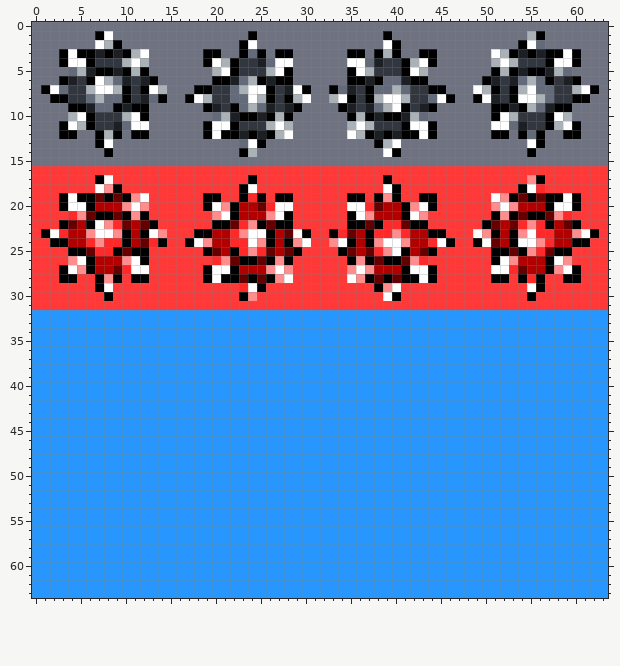
Edited in one commit: pixel-art sprite (gfx/sprEnemyEdge.png). Above: the version before the commit.
The file is 64x64 pixels.
And afterwards:
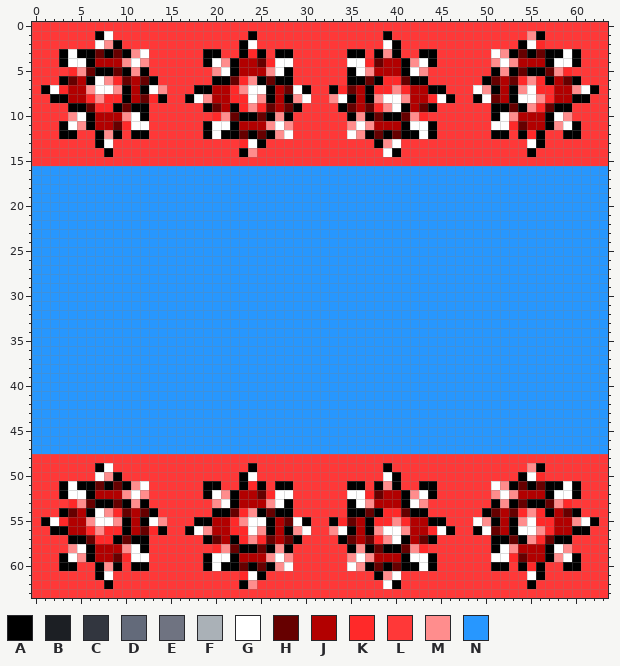
Palette (. is transparent): A #000000  B #1c1f24  C #32363f  D #636a7a  E #6f7381  F #aab1b7  G #ffffff  H #660000  J #b20000  K #ff2929  L #ff3838  M #ff8d8d  N #2797ff
The exact change:
Changed rows in their new state; - is an unchanged pixel.
first column x 0:
 0 LLLLLLLLLLLLLLLLLLLLLLLLLLLLLLLLLLLLLLLLLLLLLLLLLLLLLLLLLLLLLLLL
 1 LLLLLLL--LLLLLLLLLLLLLLL-LLLLLLLLLLLLLL-LLLLLLLLLLLLLLLM-LLLLLLL
 2 LLLLLLL-M-LLLLLLLLLLLLL--LLLLLLLLLLLLLL--LLLLLLLLLLLLL--KLLLLLLL
 3 LLL----H-H-M-LLLLLL--LL-K-L--LLLLLL--L-M-LL--LLLLLL-M-H-H----LLL
 4 LLL----JJJM-MLLLLLL--M-JJHK--LLLLLL--KHJJ-M--LLLLLLM-MJJJ----LLL
 5 LLLLKMH--H-M-LLLLLLLM--JJJM--LLLLLL--MJJJ--MLLLLLLL-M-H--HMKLLLL
 6 LLL-HJ--MKHJH-LLLLLL--HKM-H--LLLLLL--H-KKH--LLLLLL-HJHKMK-JH-LLL
 7 L--KJJM--M-J--MLLL--JJKM---JH--LL-KHJ-KKMKJJ--LLL-M-J-M-KKJJM--L
 8 LL--JJKMKK-JHK-LL--MJJKK-M-J-M-LLM--J-M--MJJK--LL--HJ---MKJJ--LL
 9 LLLL--HKK-H--LLLLLL-HJ-KMKHJH-LLLL-HJHKM--JH-LLLLLL--H-MKH--LLLL
10 LLLLM--JJJM--LLLLLLLKMH--H-M-LLLLLL-M-H--HMKLLLLLLL--MJJJ--MLLLL
11 LLL--M-JJHK--LLLLLL----JJJM-MLLLLLLM-MJJJ----LLLLLL--KHJJ-M--LLL
12 LLL--LL-M-L--LLLLLL----H-H-M-LLLLLL-M-H-H----LLLLLL--L-K-LL--LLL
13 LLLLLLL--LLLLLLLLLLLLLLK--LLLLLLLLLLLL-M-LLLLLLLLLLLLLL--LLLLLLL
14 LLLLLLLL-LLLLLLLLLLLLLL-MLLLLLLLLLLLLLL--LLLLLLLLLLLLLL-LLLLLLLL
15 LLLLLLLLLLLLLLLLLLLLLLLLLLLLLLLLLLLLLLLLLLLLLLLLLLLLLLLLLLLLLLLL
16 NNNNNNNNNNNNNNNNNNNNNNNNNNNNNNNNNNNNNNNNNNNNNNNNNNNNNNNNNNNNNNNN
17 NNNNNNNNNNNNNNNNNNNNNNNNNNNNNNNNNNNNNNNNNNNNNNNNNNNNNNNNNNNNNNNN
18 NNNNNNNNNNNNNNNNNNNNNNNNNNNNNNNNNNNNNNNNNNNNNNNNNNNNNNNNNNNNNNNN
19 NNNNNNNNNNNNNNNNNNNNNNNNNNNNNNNNNNNNNNNNNNNNNNNNNNNNNNNNNNNNNNNN
20 NNNNNNNNNNNNNNNNNNNNNNNNNNNNNNNNNNNNNNNNNNNNNNNNNNNNNNNNNNNNNNNN
21 NNNNNNNNNNNNNNNNNNNNNNNNNNNNNNNNNNNNNNNNNNNNNNNNNNNNNNNNNNNNNNNN
22 NNNNNNNNNNNNNNNNNNNNNNNNNNNNNNNNNNNNNNNNNNNNNNNNNNNNNNNNNNNNNNNN
23 NNNNNNNNNNNNNNNNNNNNNNNNNNNNNNNNNNNNNNNNNNNNNNNNNNNNNNNNNNNNNNNN
24 NNNNNNNNNNNNNNNNNNNNNNNNNNNNNNNNNNNNNNNNNNNNNNNNNNNNNNNNNNNNNNNN
25 NNNNNNNNNNNNNNNNNNNNNNNNNNNNNNNNNNNNNNNNNNNNNNNNNNNNNNNNNNNNNNNN
26 NNNNNNNNNNNNNNNNNNNNNNNNNNNNNNNNNNNNNNNNNNNNNNNNNNNNNNNNNNNNNNNN
27 NNNNNNNNNNNNNNNNNNNNNNNNNNNNNNNNNNNNNNNNNNNNNNNNNNNNNNNNNNNNNNNN
28 NNNNNNNNNNNNNNNNNNNNNNNNNNNNNNNNNNNNNNNNNNNNNNNNNNNNNNNNNNNNNNNN
29 NNNNNNNNNNNNNNNNNNNNNNNNNNNNNNNNNNNNNNNNNNNNNNNNNNNNNNNNNNNNNNNN
30 NNNNNNNNNNNNNNNNNNNNNNNNNNNNNNNNNNNNNNNNNNNNNNNNNNNNNNNNNNNNNNNN
31 NNNNNNNNNNNNNNNNNNNNNNNNNNNNNNNNNNNNNNNNNNNNNNNNNNNNNNNNNNNNNNNN
first column x 0:
48 LLLLLLLLLLLLLLLLLLLLLLLLLLLLLLLLLLLLLLLLLLLLLLLLLLLLLLLLLLLLLLLL
49 LLLLLLLAGLLLLLLLLLLLLLLLALLLLLLLLLLLLLLALLLLLLLLLLLLLLLMALLLLLLL
50 LLLLLLLGMALLLLLLLLLLLLLAGLLLLLLLLLLLLLLGALLLLLLLLLLLLLAGKLLLLLLL
51 LLLAGAAHAHAMGLLLLLLAALLAKALAALLLLLLAALAMALLAALLLLLLGMAHAHAAGALLL
52 LLLAGGAJJJMGMLLLLLLAGMAJJHKGGLLLLLLGGKHJJAMGALLLLLLMGMJJJAGGALLL
53 LLLLKMHAAHAMALLLLLLLMGAJJJMGALLLLLLAGMJJJAGMLLLLLLLAMAHAAHMKLLLL
54 LLLAHJAGMKHJHALLLLLLAAHKMAHAALLLLLLAAHAKKHAALLLLLLAHJHKMKAJHALLL
55 LAGKJJMGGMAJAGMLLLAAJJKMGGAJHGALLAKHJAKKMKJJAALLLGMAJAMGKKJJMGAL
56 LLAAJJKMKKAJHKALLAGMJJKKGMAJAMGLLMGAJAMGGMJJKGALLAGHJAGGMKJJAALL
57 LLLLAAHKKAHAALLLLLLAHJAKMKHJHALLLLAHJHKMGAJHALLLLLLAAHAMKHAALLLL
58 LLLLMGAJJJMGALLLLLLLKMHAAHAMALLLLLLAMAHAAHMKLLLLLLLAGMJJJAGMLLLL
59 LLLAGMAJJHKGGLLLLLLAGGAJJJMGMLLLLLLMGMJJJAGGALLLLLLGGKHJJAMGALLL
60 LLLAALLAMALAALLLLLLAGAAHAHAMGLLLLLLGMAHAHAAGALLLLLLAALAKALLAALLL
61 LLLLLLLAGLLLLLLLLLLLLLLKGALLLLLLLLLLLLAMGLLLLLLLLLLLLLLGALLLLLLL
62 LLLLLLLLALLLLLLLLLLLLLLAMLLLLLLLLLLLLLLGALLLLLLLLLLLLLLALLLLLLLL
63 LLLLLLLLLLLLLLLLLLLLLLLLLLLLLLLLLLLLLLLLLLLLLLLLLLLLLLLLLLLLLLLL
Changed places in both pictures, as pixel boxes (x1, y1, x2, y2):
changed: (32, 22, 608, 310)
changed: (32, 454, 608, 598)
